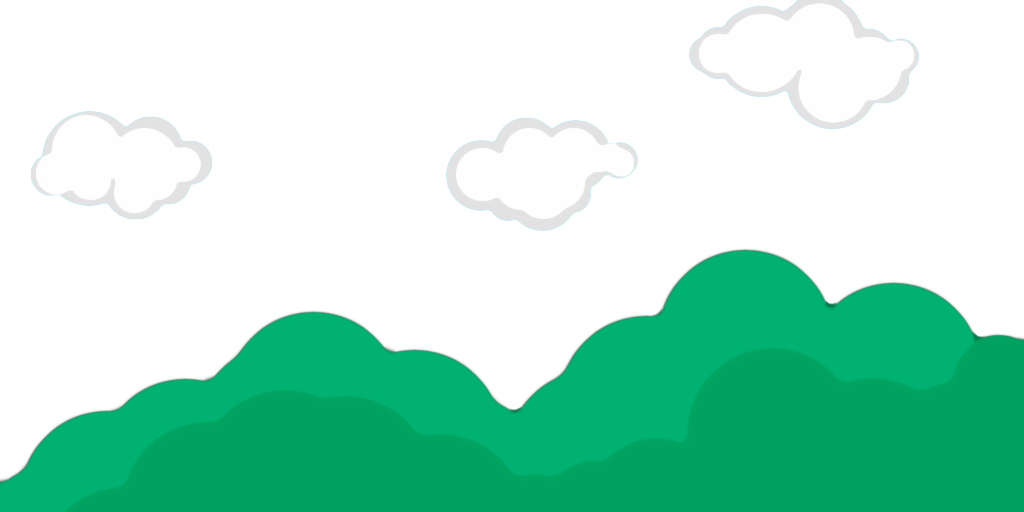
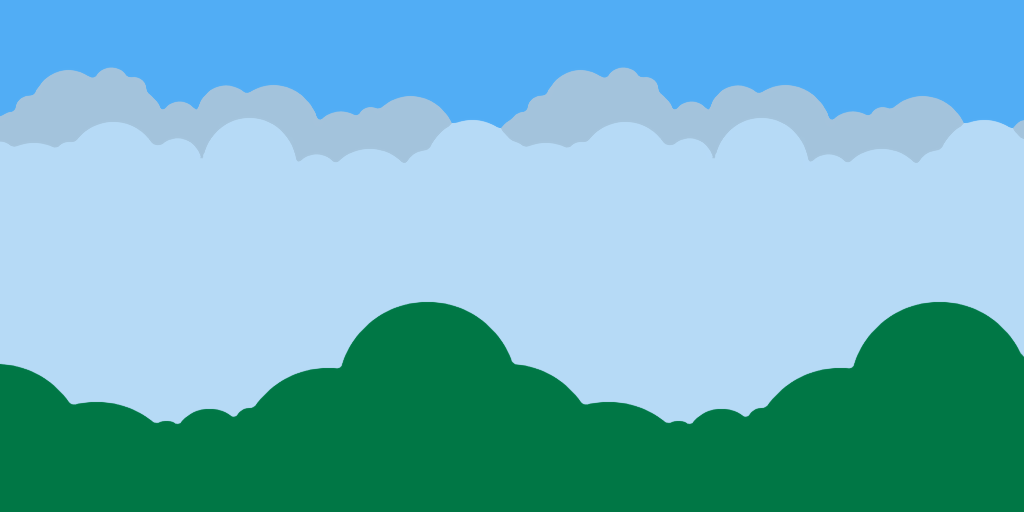
Comparing the layer stacks of the two 1024×512 images. Changes:
hid "New Layer#8" over [0, 247, 1024, 512]
hid "New Layer#7", painted on it over [30, 0, 920, 303]
added layer "Clipboard copy#1" above "New Layer#9" over [0, 0, 1024, 512]
added layer "New Layer#9" above "Clipboard copy" over [0, 302, 1024, 512]
added layer "Clipboard copy" above "New Layer copy#2" over [0, 0, 1024, 512]
